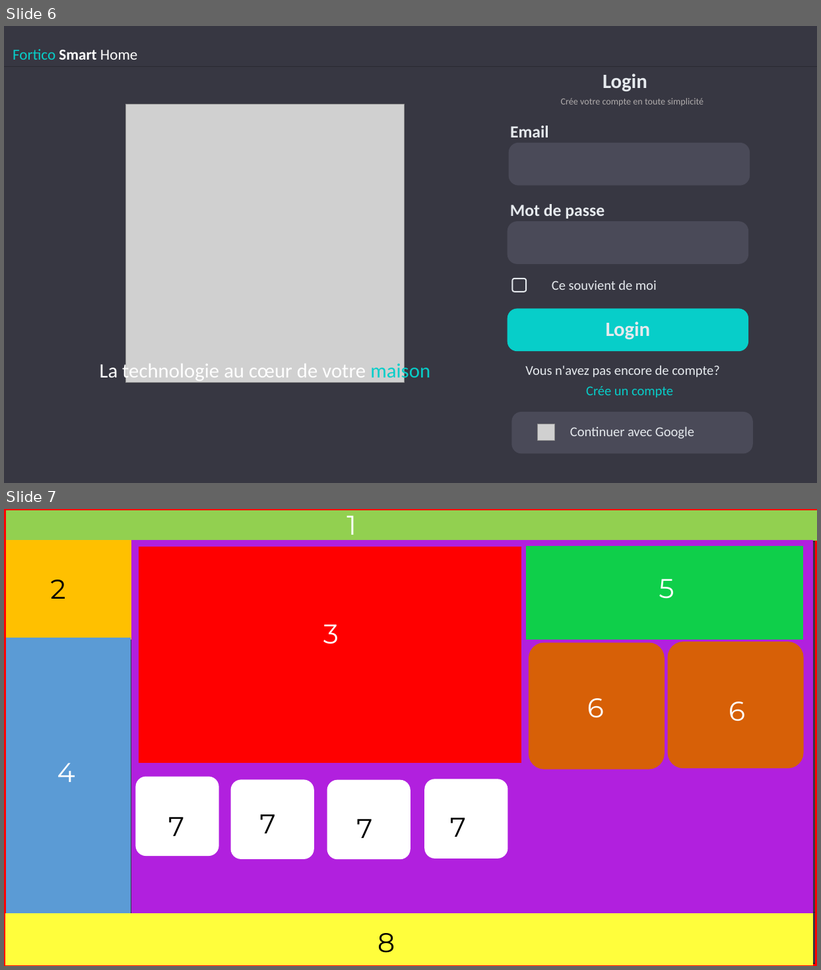
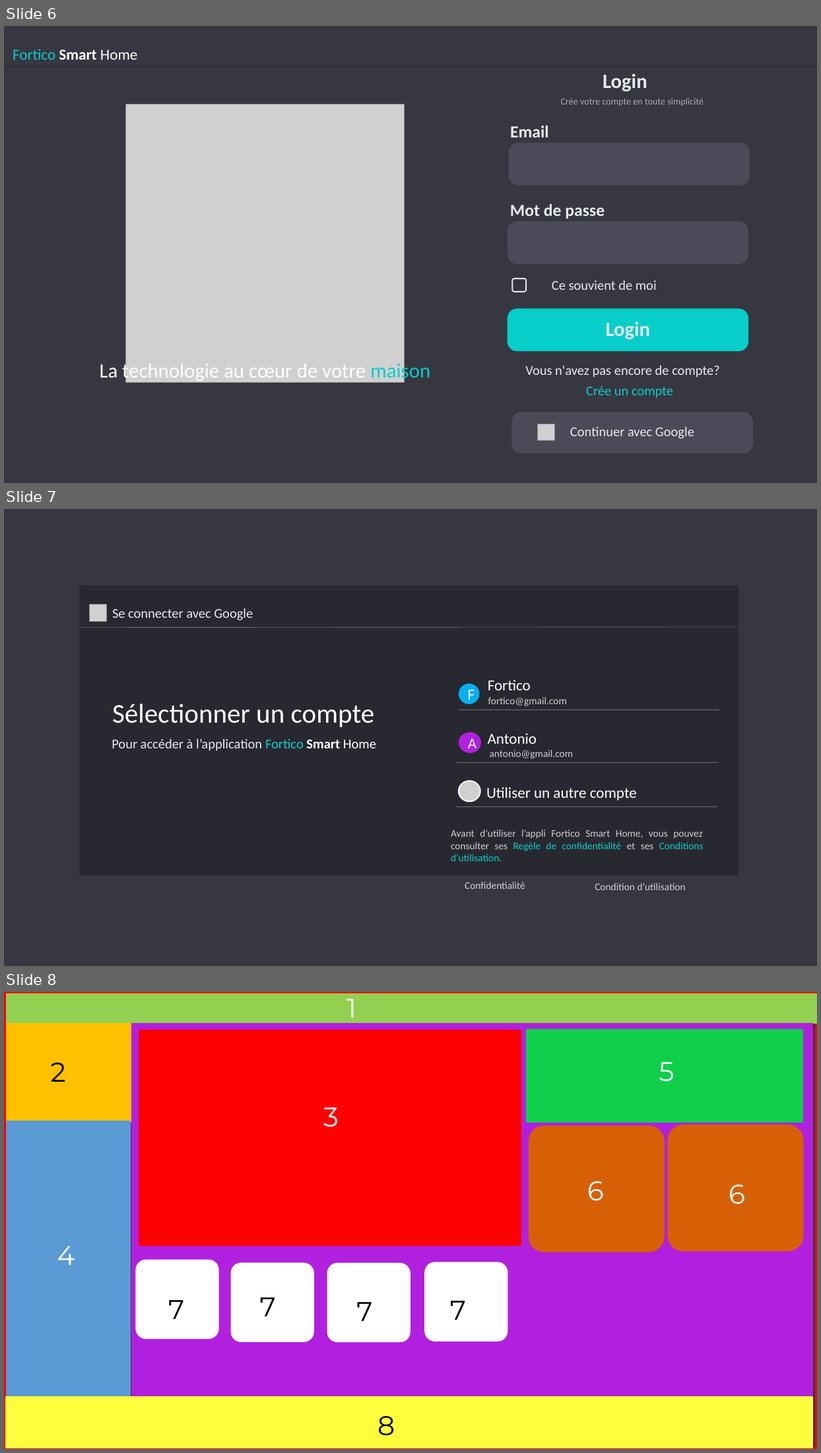
Before and after one commit to Fortuno-tech/Software, a slide deck: UI-model/UI design Fortico.pptx. Shown one above the other, each under a label of ours: slides 6 and 7 before the commit, slides 6, 7 and 8 after it. The pictures are 821x970 and 821x1453 pixels, drawn with LibreOffice and Linux fonts; fonts in the diff are those of the drawing; grey boxes stand for pictures. Boxes give left, top, right and bottom in pixels: in the first picture for what was removed or moved away, otherwise in the second. Text is boxed around its words. In the diff, an @@ line names an element or a change of style, - is before the commit and + after.

```diff
--- a/UI-model/UI design Fortico.pptx
+++ b/UI-model/UI design Fortico.pptx
@@ slide 7 added at box(4, 509, 817, 966), background #FFFFFF @@
@@ rectangle added at box(4, 509, 817, 966), fill #373742 @@
@@ rectangle added at box(80, 586, 739, 875), fill #282830 @@
@@ picture added at box(89, 605, 106, 622) @@
@@ line added from (80, 627) to (739, 627), #767171 0.5 pt @@
@@ text added at box(112, 608, 253, 621), 16 pt, text #E6EAEE @@
+Se connecter avec Google
@@ ellipse added at box(459, 683, 480, 704), fill #00B0F0, 18 pt, text #FFFFFF @@
+F
@@ text added at box(488, 680, 531, 691), 18 pt, text #FFFFFF @@
+Fortico
@@ text added at box(112, 704, 375, 727), 32 pt, text #FFFFFF @@
+Sélectionner un compte
@@ text added at box(488, 697, 567, 706), 12 pt, text #D0CECE @@
+fortico@gmail.com
@@ line added from (459, 710) to (720, 710), #767171 0.5 pt @@
@@ text added at box(112, 739, 376, 751), 16 pt, text #E6EAEE @@
+Pour accéder à l’application Fortico Smart Home
@@ ellipse added at box(459, 732, 482, 753), fill #B120DE, 18 pt, text #FFFFFF @@
+A
@@ text added at box(488, 733, 537, 744), 18 pt, text #FFFFFF @@
+Antonio
@@ line added from (457, 762) to (718, 762), #767171 0.5 pt @@
@@ text added at box(490, 750, 573, 759), 12 pt, text #D0CECE @@
+antonio@gmail.com
@@ picture added at box(459, 781, 481, 802) @@
@@ text added at box(486, 788, 637, 801), 18 pt, text #FFFFFF @@
+Utiliser un autre compte
@@ line added from (457, 807) to (717, 807), #767171 0.5 pt @@
@@ text added at box(451, 830, 704, 861), 12 pt, text #D0CECE @@
+Avant d’utiliser l’appli Fortico Smart Home, vous pouvez consulter ses Regèle de confidentialité et ses Conditions d’utilisation.
@@ text added at box(465, 882, 525, 889), 12 pt, text #D0CECE @@
+Confidentialité
@@ text added at box(595, 883, 686, 890), 12 pt, text #D0CECE @@
+Condition d’utilisation
@@ what was slide 7 is now slide 8 @@
```
Also in this commit, not shown: 2 other files.
